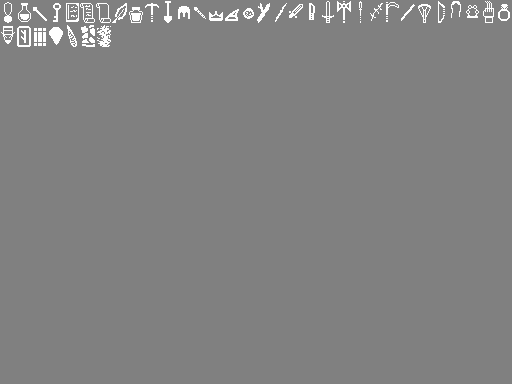
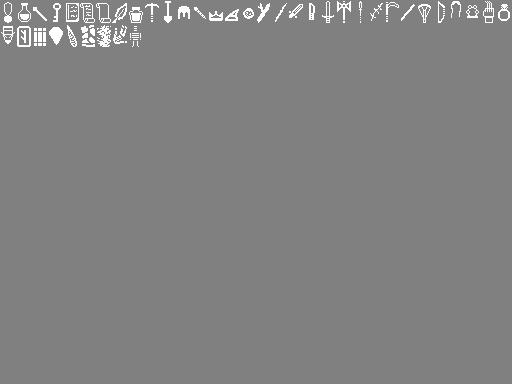
Two versions of the same layered image (512 x 384). Layer-by-layer changes:
painted on "Background" over [113, 25, 141, 47]
